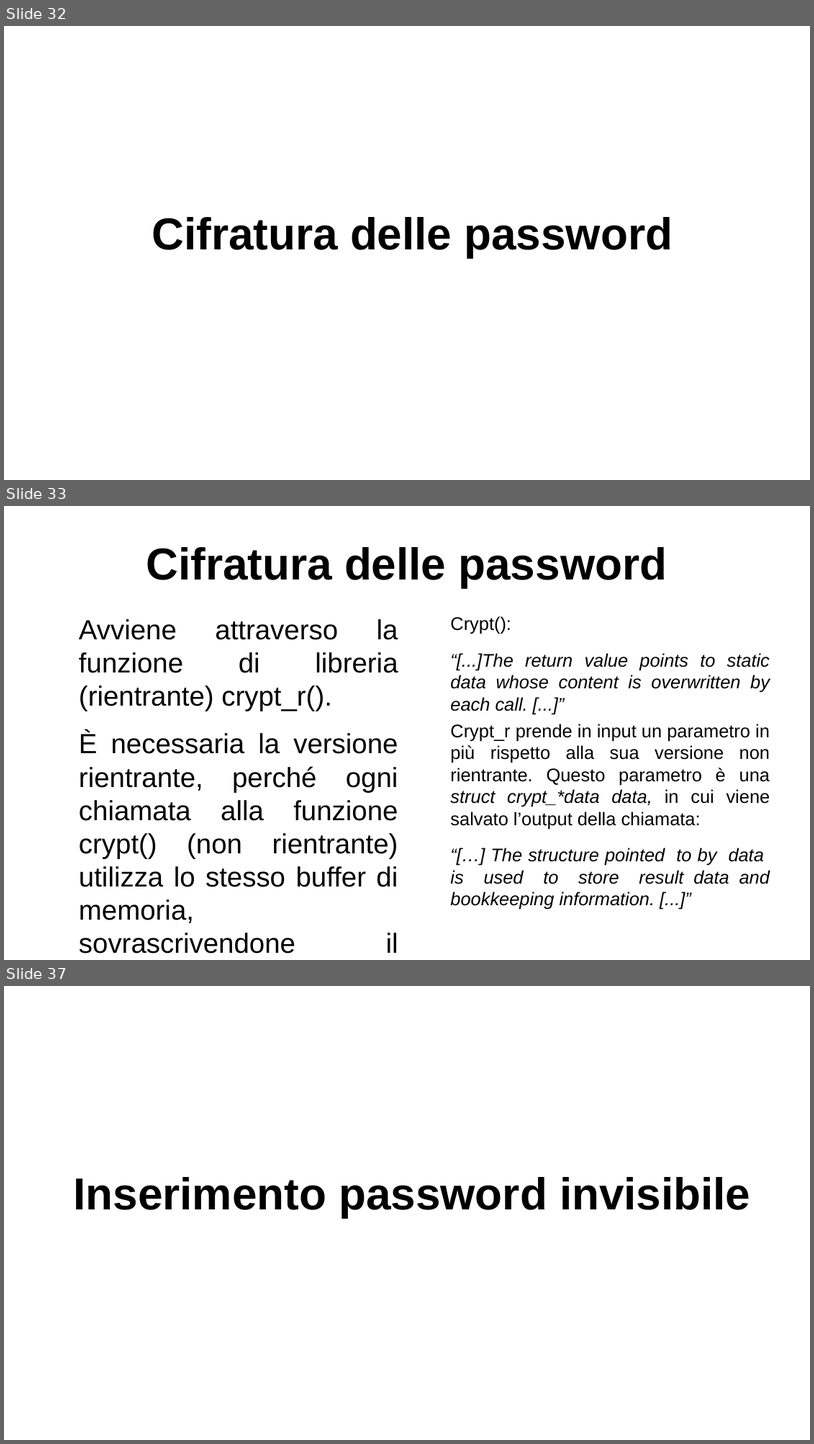
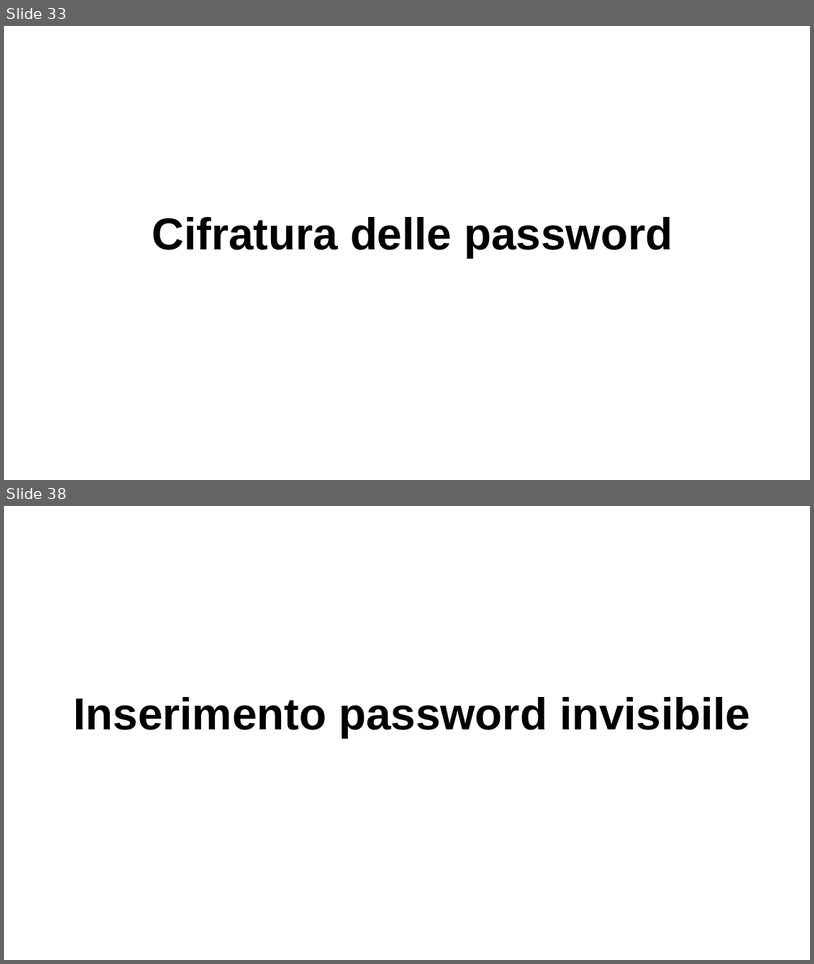
Before and after one commit to lucaMastro/progetto_SO, a slide deck: presentazione_progetto_SO.odp. Shown one above the other, each under a label of ours: slides 32, 33 and 37 before the commit, slides 33 and 38 after it; the slides between them are not shown. The pictures are 814x1444 and 814x964 pixels, drawn with LibreOffice and Linux fonts; fonts in the diff are those of the drawing. Boxes give left, top, right and bottom in pixels: in the first picture for what was removed or moved away, otherwise in the second. Text is boxed around its words. In the diff, an @@ line names an element or a change of style, - is before the commit and + after.

Commit message:
modificata crypt_r in crypt, aggiunta inizializzazione seed, gestito l'inserimento di pass nulle o spaziate, modificata la relazione

```diff
--- a/presentazione_progetto_SO.odp
+++ b/presentazione_progetto_SO.odp
@@ slide 33 removed at (4, 506, 810, 960), background #FFFFFF @@
@@ title removed at (146, 547, 668, 587) @@
-Cifratura delle password
@@ text removed at (79, 619, 399, 923) @@
-Avviene attraverso la funzione di libreria (rientrante) crypt_r().
-È necessaria la versione rientrante, perché ogni chiamata alla funzione crypt() (non rientrante) utilizza lo stesso buffer di memoria, sovrascrivendone il contenuto.
@@ text removed at (450, 616, 770, 711) @@
-Crypt():
-“[...]The return value points to static data whose content is overwritten by each call. [...]”
@@ text removed at (450, 723, 771, 909) @@
-Crypt_r prende in input un parametro in più rispetto alla sua versione non rientrante. Questo parametro è una struct crypt_*data data, in cui viene salvato l’output della chiamata:
-“[…] The structure pointed to by data is used to store result data and bookkeeping information. [...]”
@@ what was slide 32 is now slide 33 @@
@@ what was slide 37 is now slide 38 @@
```
Also in this commit, not shown: 3 slides changed, 3 slides added, 1 other file.
